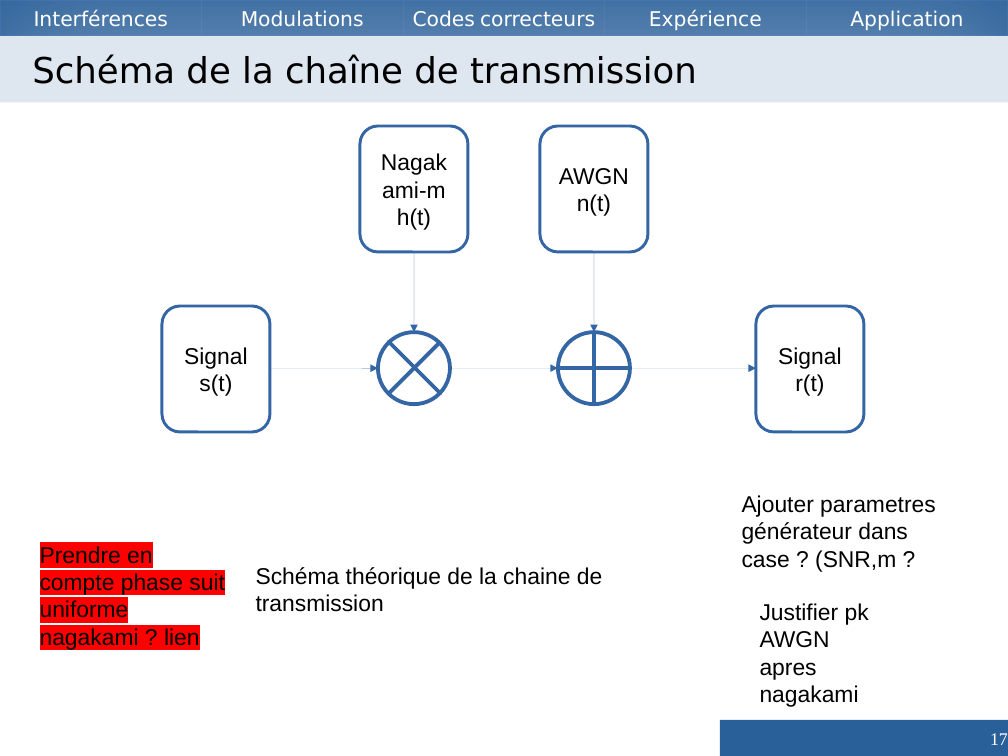
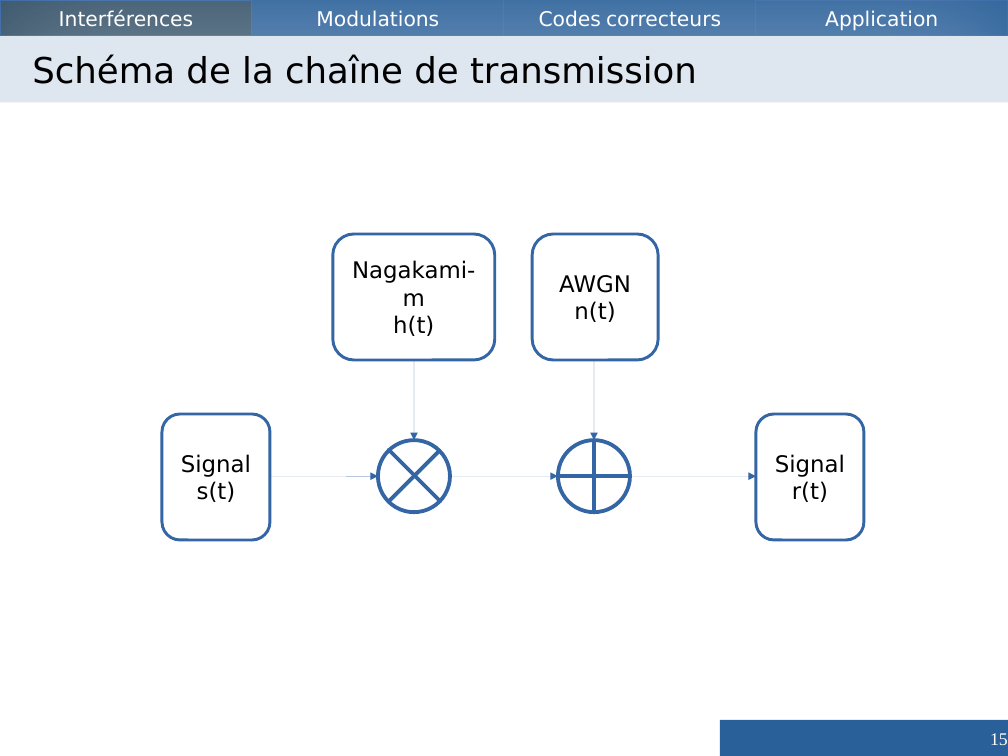
Before and after one commit to Vzrod/tipe, a slide deck: slide 15 of TIPE.odp (slide 17 before the commit). Drawn at 1008x756 pixels with LibreOffice and Linux fonts; fonts in the diff are those of the drawing. Boxes give left, top, right and bottom in pixels: in the first picture for what was removed or moved away, otherwise in the second. Text is boxed around its words. In the diff, an @@ line names an element or a change of style, - is before the commit and + after.

```diff
--- a/TIPE.odp
+++ b/TIPE.odp
@@ rectangle "Interférences": place and size @@
-rectangle "Interférences" at bbox=[0, 0, 201, 36]
+rectangle "Interférences" at bbox=[0, 0, 252, 36]
@@ rectangle "Interférences" at bbox=[0, 0, 252, 36]: fill #2A6099 to #355269 @@
@@ rectangle "Modulations": place and size @@
-rectangle "Modulations" at bbox=[201, 0, 402, 36]
+rectangle "Modulations" at bbox=[252, 0, 505, 36]
@@ rectangle "Codes correcteurs": place and size @@
-rectangle "Codes correcteurs" at bbox=[403, 0, 605, 36]
+rectangle "Codes correcteurs" at bbox=[504, 0, 756, 36]
@@ rectangle removed at bbox=[605, 0, 806, 36] @@
-Expérience
@@ rectangle "Application": place and size @@
-rectangle "Application" at bbox=[807, 0, 1008, 36]
+rectangle "Application" at bbox=[756, 0, 1008, 36]
@@ freeform shape removed at bbox=[360, 126, 468, 252] @@
-Nagakami-m
-h(t)
@@ freeform shape removed at bbox=[541, 126, 649, 252] @@
-AWGN
-n(t)
@@ rounded rectangle added at bbox=[333, 234, 495, 360], outline #3465A4 2.3 pt, 18 pt, text #000000 @@
+Nagakami-m
+h(t)
@@ rounded rectangle added at bbox=[532, 234, 659, 360], outline #3465A4 2.3 pt, 18 pt, text #000000 @@
+AWGN
+n(t)
@@ 5 arrows, 4 freeform shapes: place and size @@
-5 arrows, 4 freeform shapes at bbox=[162, 252, 864, 433]
+5 arrows, 4 freeform shapes at bbox=[162, 360, 864, 541]
@@ freeform shape "Signal" at bbox=[162, 414, 270, 541]: font Arial to DejaVu Sans @@
@@ freeform shape "Signal" at bbox=[756, 414, 864, 541]: font Arial to DejaVu Sans @@
@@ text removed at bbox=[742, 495, 936, 572] @@
-Ajouter parametres générateur dans case ? (SNR,m ?
@@ text removed at bbox=[40, 546, 225, 651] @@
-Prendre en compte phase suit uniforme nagakami ? lien
@@ text removed at bbox=[256, 567, 602, 612] @@
-Schéma théorique de la chaine de transmission
@@ text removed at bbox=[760, 603, 869, 707] @@
-Justifier pk AWGN apres nagakami
@@ page number at bbox=[990, 733, 1008, 745]: text changed @@
-17
+15
```
Also in this commit, not shown: 36 other slides changed, 13 slides added, 16 slides removed, 3 other files.
